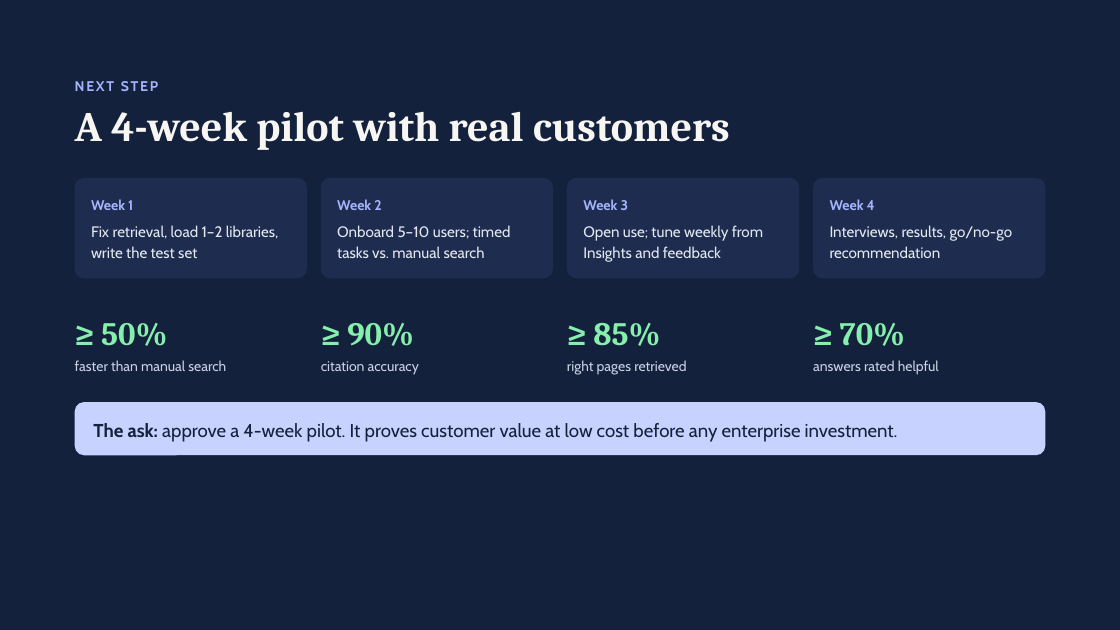
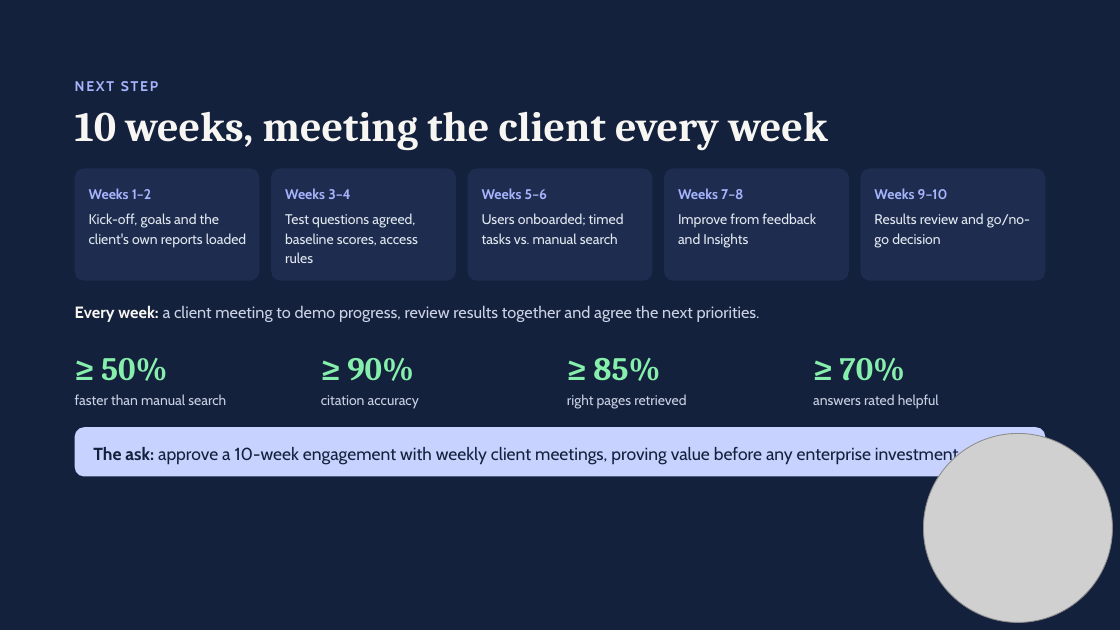
Before and after one commit to FaizHalek/Hack_GuiXiong2, a slide deck: slide 8 of docs/proposal/AI Research Intelligence Assistant.pptx. Drawn at 1120x630 pixels with LibreOffice and Linux fonts; fonts in the diff are those of the drawing; grey boxes stand for pictures. Boxes give left, top, right and bottom in pixels: in the first picture for what was removed or moved away, otherwise in the second. Text is boxed around its words. In the diff, an @@ line names an element or a change of style, - is before the commit and + after.

```diff
--- a/docs/proposal/AI Research Intelligence Assistant.pptx
+++ b/docs/proposal/AI Research Intelligence Assistant.pptx
@@ title at [75, 111, 827, 151]: text changed @@
-A 4-week pilot with real customers
+10 weeks, meeting the client every week
@@ rounded rectangle: place and size @@
-rounded rectangle at [75, 178, 307, 279]
+rounded rectangle at [75, 169, 260, 281]
@@ rounded rectangle: place and size @@
-rounded rectangle at [321, 178, 553, 279]
+rounded rectangle at [271, 169, 456, 281]
@@ rounded rectangle: place and size @@
-rounded rectangle at [567, 178, 799, 279]
+rounded rectangle at [468, 169, 653, 281]
@@ rounded rectangle: place and size @@
-rounded rectangle at [813, 178, 1045, 279]
+rounded rectangle at [665, 169, 849, 281]
@@ rounded rectangle added at [860, 169, 1045, 281], fill #1E2D4F @@
@@ text at [89, 188, 152, 199]: text changed @@
-Week 1
+Weeks 1–2
@@ text at [285, 188, 351, 199]: text changed @@
-Week 2
+Weeks 3–4
@@ text at [482, 188, 547, 199]: text changed @@
-Week 3
+Weeks 5–6
@@ text at [678, 188, 743, 199]: text changed @@
-Week 4
+Weeks 7–8
@@ text added at [874, 188, 948, 199], 12 pt, text #A5B4FC, bold @@
+Weeks 9–10
@@ text at [89, 213, 246, 248]: text changed; size 13 to 12 pt @@
-Fix retrieval, load 1–2 libraries, write the test set
+Kick-off, goals and the client's own reports loaded
@@ text added at [285, 213, 418, 263], 12 pt, text #E2E8F0 @@
+Test questions agreed, baseline scores, access rules
@@ text at [482, 213, 624, 244]: text changed; size 13 to 12 pt @@
-Onboard 5–10 users; timed tasks vs. manual search
+Users onboarded; timed tasks vs. manual search
@@ text removed at [583, 225, 763, 262] @@
-Open use; tune weekly from Insights and feedback
@@ text added at [678, 213, 816, 248], 12 pt, text #E2E8F0 @@
+Improve from feedback and Insights
@@ text at [874, 213, 1030, 248]: text changed; size 13 to 12 pt @@
-Interviews, results, go/no-go recommendation
+Results review and go/no-go decision
@@ text added at [75, 305, 760, 322], 14 pt, text #C9D1E3 @@
+Every week: a client meeting to demo progress, review results together and agree the next priorities.
@@ 8 texts: place and size @@
-8 texts at [75, 323, 939, 375]
+8 texts at [75, 358, 939, 409]
@@ proportions changed in 5 elements at [75, 169, 260, 281], [271, 169, 456, 281], [468, 169, 653, 281], [665, 169, 849, 281], [75, 428, 1046, 477] @@
@@ rounded rectangle "The ask: approve a 10-week ...": place and size @@
-rounded rectangle "The ask: approve a 10-week ..." at [75, 402, 1046, 455]
+rounded rectangle "The ask: approve a 10-week ..." at [75, 428, 1046, 477]
@@ text in rounded rectangle at [93, 447, 962, 464]: text changed; size 16 to 15 pt @@
-The ask: approve a 4-week pilot. It proves customer value at low cost before any enterprise investment.
+The ask: approve a 10-week engagement with weekly client meetings, proving value before any enterprise investment.
@@ picture added at [923, 434, 1112, 623] @@
```
Also in this commit, not shown: 7 other slides changed, 1 other file.
